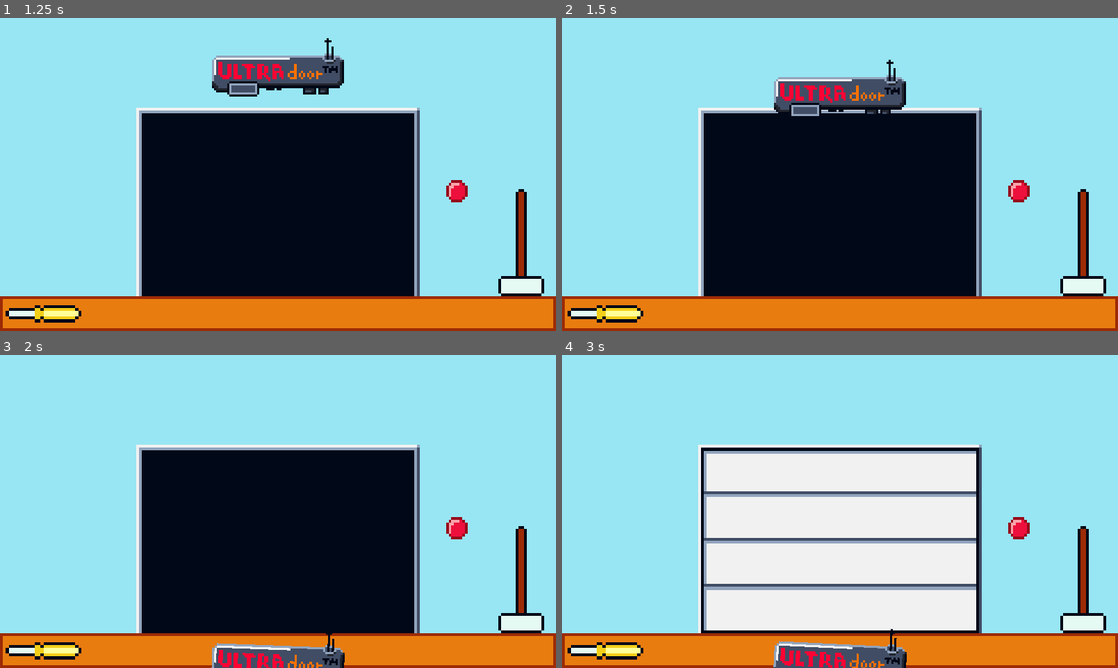
Above: before the commit, frames 1-4 (two rows, left to right).
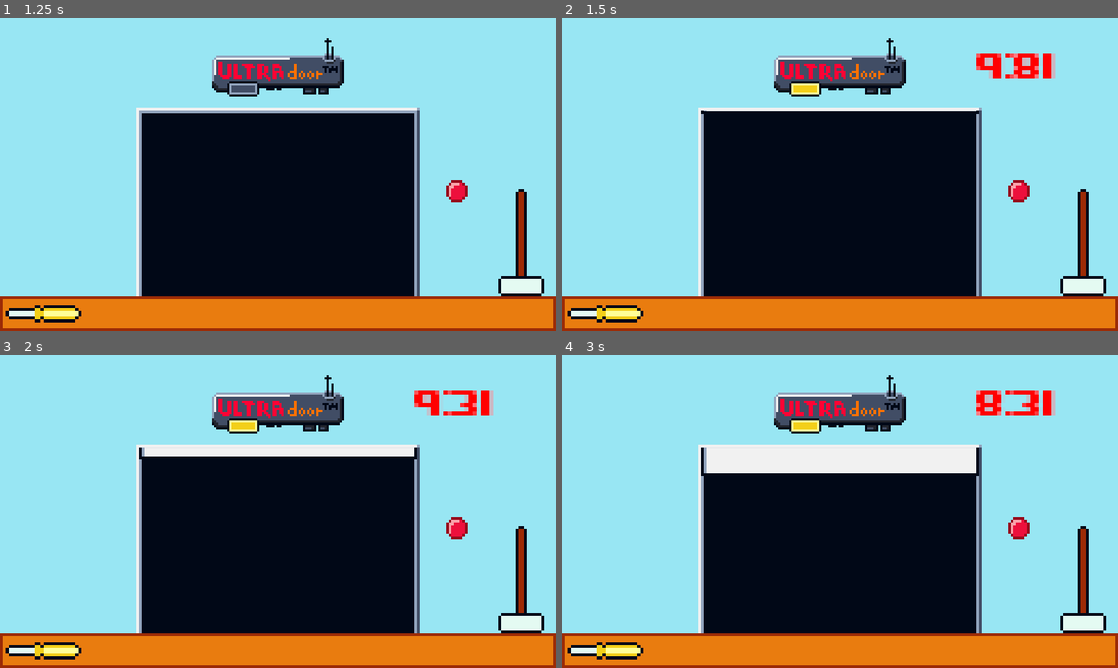
Above: after the commit, the same moments.

Repository: Pranav-Badrinathan/Close-d
Game: Godot game, scene res://scenes/StartScreen.tscn
Same seed, same stepped clock (60 frames per second), same inputs: the game is played once before the commit and once after it.
Inputs (mouse positions are in pixels of both pictures, inside the frame that each line leads up to):
- Up to frame 1 (1.25 s): click "Start" at 0.5 s
- Up to frame 2 (1.5 s): click (1017, 190) at 1.25 s
- Up to frame 3 (2 s): no input
- Up to frame 4 (3 s): click (1017, 527) at 2 s; click (1017, 527) at 2.75 s

Frame 1 is identical in both runs. In frame 2, 5.3% of the frame differs, in the area x 25-89%, y 6-32%; in frame 3, 6.7%; in frame 4, 31%, in the area x 25-89%, y 6-100%.

Commit message:
removed button break test

Diff:
--- a/scripts/Door.gd
+++ b/scripts/Door.gd
@@ -98,7 +98,6 @@
 		if first_closing:
 			start_timer()
 		start_closing()
-		break_machine()
 
 func break_machine():
 	machine.gravity_scale = 50
